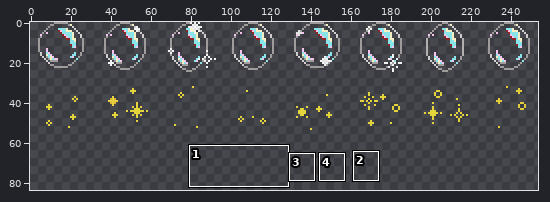
Edited in one commit: sprite sheet (FloatMeToTheMoon/Assets/FloatMe/Sprites/PowerUps/Power_Ups.png). The first picture is a wide view before the edit; the outline marks the close-up.
Close-up. The starting point:
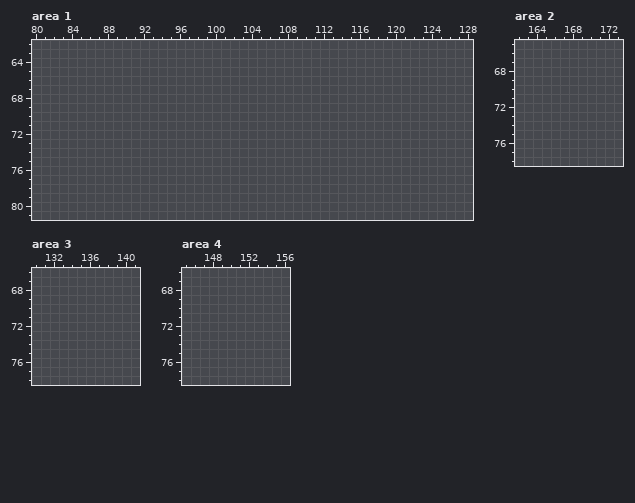
The file is 256x256 pixels. Shown: area 1: x 80..128, y 62..81; area 2: x 162..173, y 65..78; area 3: x 130..141, y 66..78; area 4: x 145..156, y 66..78. The wide view leaves out empty margins. The commit also changed other parts of the picture, which this record leaves out.
After:
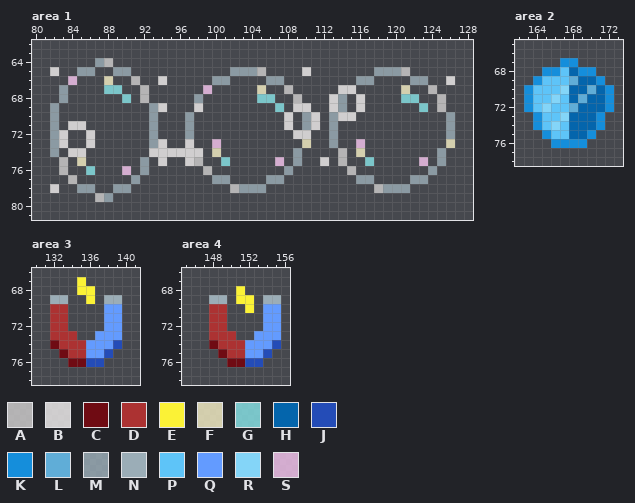
Palette (. is transparent): A #d0cecece  B #f1eeeece  C #6f0b13  D #ac3232  E #fbf236  F #f6efc5ce  G #88e4e8ce  H #0465ac  J #244cb7  K #158edb  L #60add7  M #9badb7ce  N #9badb7  P #5ec4f8  Q #639bff  R #84d5f8  S #f6c5efce
Edits made:
Changed rows in their new state; - is an unchanged pixel.
Area 1:
first column x 82:
64 -----MA--------------------------------------
65 B--MM--MM-----------MMMA----B-------MMMA-----
66 --S---F--A--B-----MM----MM--------MM----MM--B
67 -M----GG--A------S-----F--A-----BB-----F--A--
68 -M------G-A-----M------GG--A---BM-B----GG--A-
69 M----------MB---B--------G-BB--BM-B------G-A-
70 M----------M---M----------B-MB-MBB----------M
71 M-BB-------M---M----------B-MB-M------------M
72 MB--B------M---M-----------BB--M------------M
73 MB--B------MB--B--S---------F--M--S---------F
74 M-BB-------BBBBBB-F--------M----A-F--------M-
75 -A-F------M-B--BA--G-----S-M--B-A--G-----S-M-
76 -A--G---S-M------A--------M------A--------M--
77 --A------M--------MM----MM--------MM----MM---
78 B--MM--MM-----------AMMM------------AMMM-----
79 -----AM--------------------------------------
Area 2:
first column x 163:
67 ----KK----
68 --KKPHKK--
69 -KPPPLHHK-
70 KPPPRHHLHK
71 KPPRPHLHHK
72 KPRPPLHHHK
73 -KPPRHHHK-
74 -KPRPHHHK-
75 --KPPHHK--
76 ---KKKK---
Area 3:
first column x 132:
67 ---E----
68 ---EE---
69 NN--E-NN
70 DD----QQ
71 DD----QQ
72 DD----QQ
73 DDD--QQQ
74 CDDDQQQJ
75 -CDDQQJ-
76 --CCJJ--
Area 4:
first column x 148:
68 ---E----
69 NN-EE-NN
70 DD--E-QQ
71 DD----QQ
72 DD----QQ
73 DDD--QQQ
74 CDDDQQQJ
75 -CDDQQJ-
76 --CCJJ--
